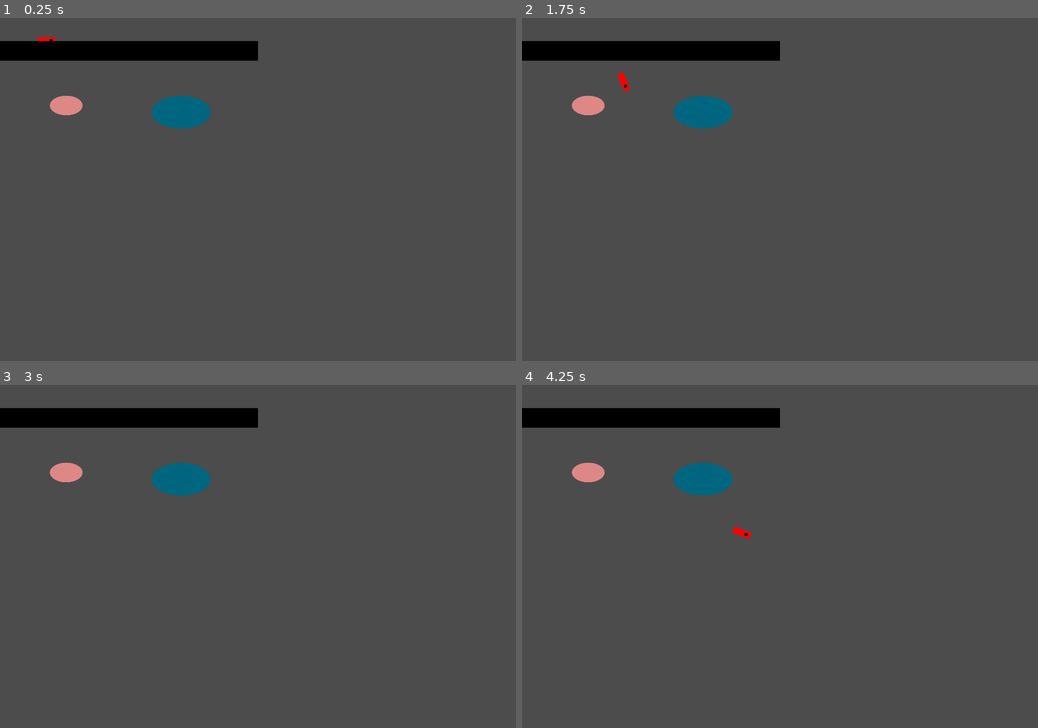
Above: before the commit, frames 1-4 (two rows, left to right).
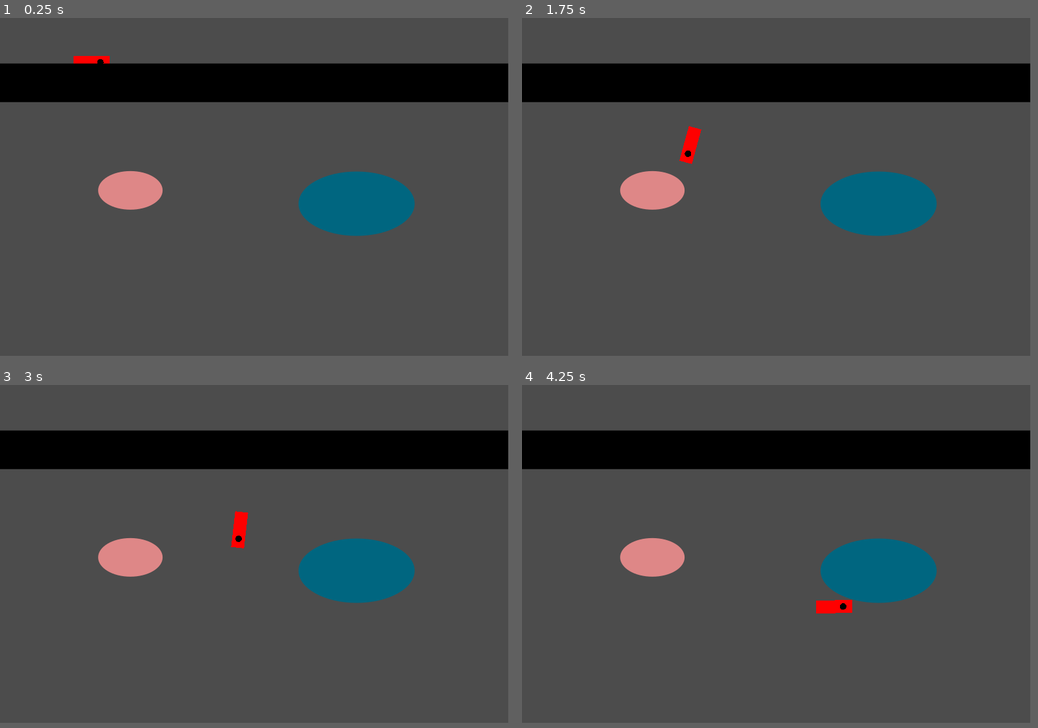
Above: after the commit, the same moments.

Repository: the-g-force/FamJam-June2020
Game: Godot game, scene res://src/Aquarium.tscn
Two runs of this game, one before a commit and one after it. Both use one fixed random seed, a clock stepped at 60 frames per second and the inputs below.
Inputs (mouse positions are in pixels of both pictures, inside the frame that each line leads up to):
- Up to frame 1 (0.25 s): no input
- Up to frame 2 (1.75 s): tap Enter at 0.5 s; move the mouse to (893, 172) at 0.52 s; click (893, 172) at 0.6 s; move the mouse to (676, 206) at 1.27 s; click (676, 206) at 1.35 s
- Up to frame 3 (3 s): move the mouse to (309, 481) at 2.02 s; click (309, 481) at 2.1 s; move the mouse to (232, 625) at 2.77 s; click (232, 625) at 2.85 s
- Up to frame 4 (4.25 s): move the mouse to (934, 607) at 3.52 s; click (934, 607) at 3.6 s
In our replay, the window is 800x533 before the commit and 788x525 after it. These sizes can differ from the game's own. Grey fills any space a smaller window leaves; there, only what the larger window draws over its background counts as a difference.

The runs differ from the first frame. In frame 1, 19% of the frame differs, in the area x 0-99%, y 5-64%; in frame 2, 20%; in frame 3, 20%; in frame 4, 20%, in the area x 0-99%, y 6-67%.

Commit message:
Update project.godot to match the new aquarium size

Diff:
--- a/project/project.godot
+++ b/project/project.godot
@@ -21,8 +21,10 @@
 
 [display]
 
-window/size/width=1575
-window/size/height=1050
+window/size/width=788
+window/size/height=525
+window/stretch/mode="2d"
+window/stretch/aspect="keep"
 
 [input]
 
